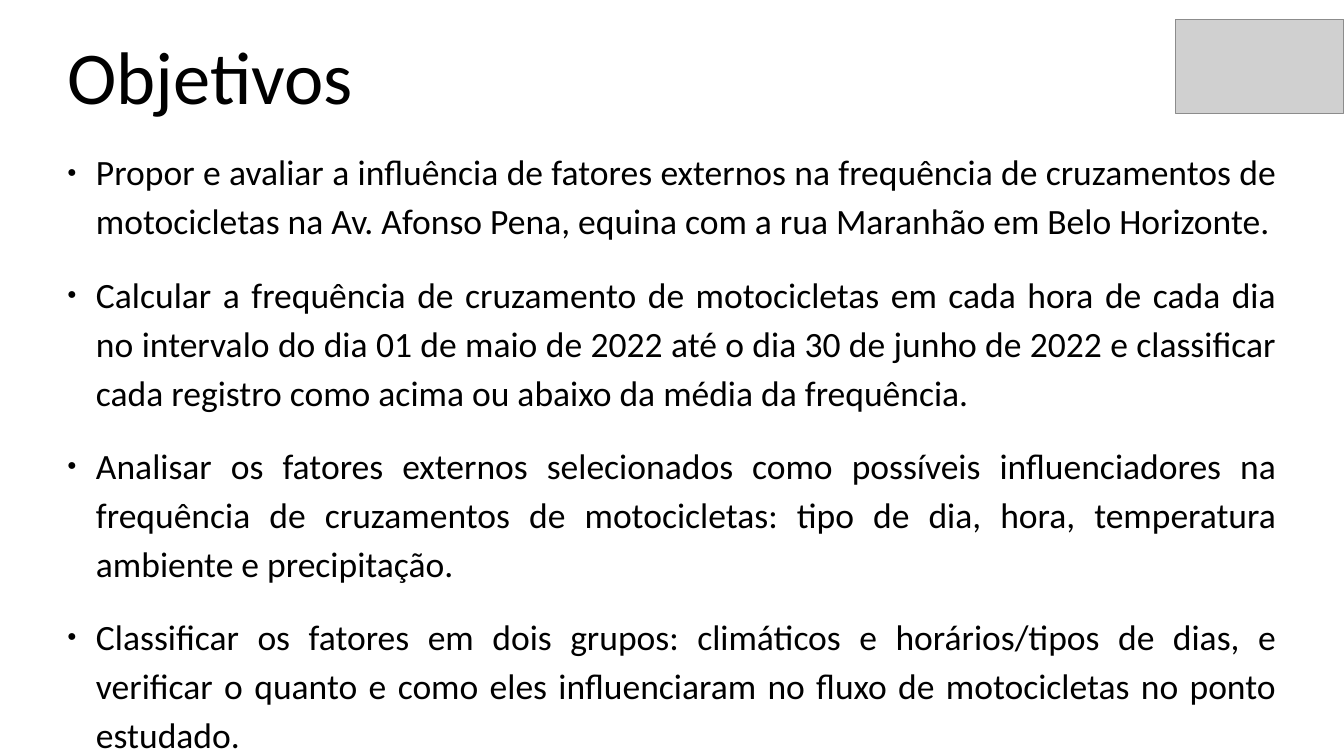
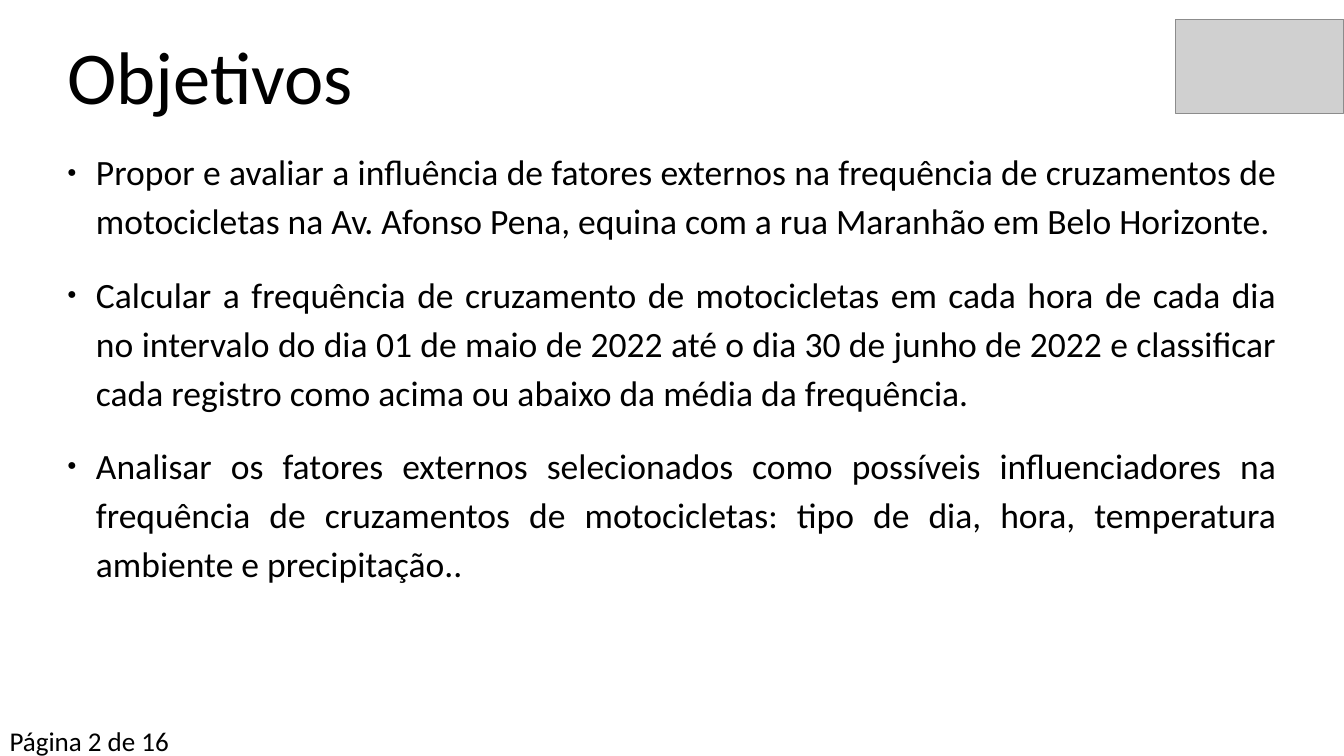
Before and after one commit to jrdutra/tcc_ciencia_de_dados_puc_minas, a slide deck: slide 3 of Apresentacao.odp. Drawn at 1344x756 pixels with LibreOffice and Linux fonts; fonts in the diff are those of the drawing; grey boxes stand for pictures. Boxes give left, top, right and bottom in pixels: in the first picture for what was removed or moved away, otherwise in the second. Text is boxed around its words. In the diff, an @@ line names an element or a change of style, - is before the commit and + after.

```diff
--- a/Apresentacao.odp
+++ b/Apresentacao.odp
@@ subtitle at [96,454,1276,583]: text changed @@
-● Analisar os fatores externos selecionados como possíveis influenciadores na frequência de cruzamentos de motocicletas: tipo de dia, hora, temperatura ambiente e precipitação.
-● Classificar os fatores em dois grupos: climáticos e horários/tipos de dias, e verificar o quanto e como eles influenciaram no fluxo de motocicletas no ponto estudado.
+● Analisar os fatores externos selecionados como possíveis influenciadores na frequência de cruzamentos de motocicletas: tipo de dia, hora, temperatura ambiente e precipitação..
@@ text added at [10,732,168,756], 16 pt, text #000000 @@
+● Página 2 de 16
```
Also in this commit, not shown: 15 other slides changed, 1 other file.
